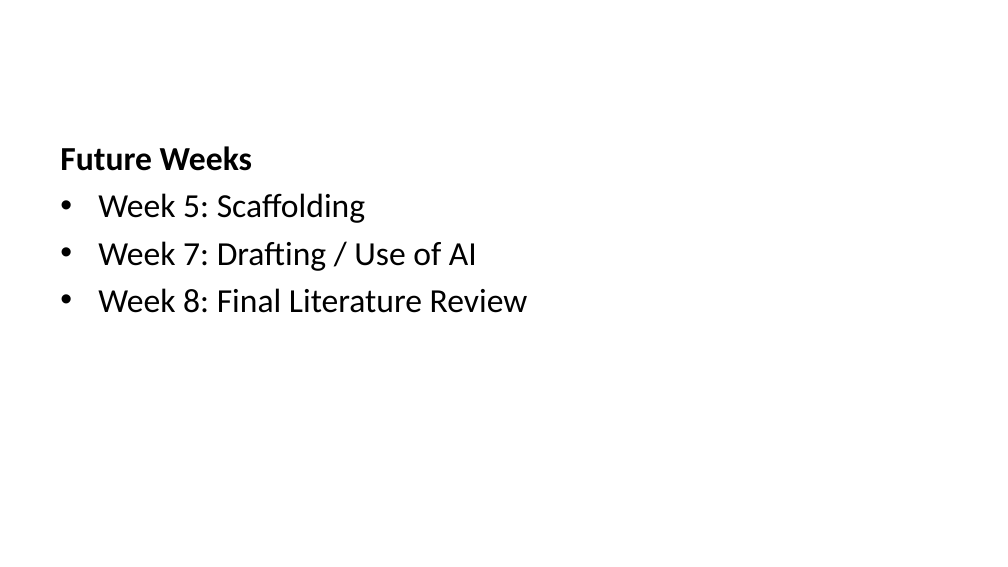
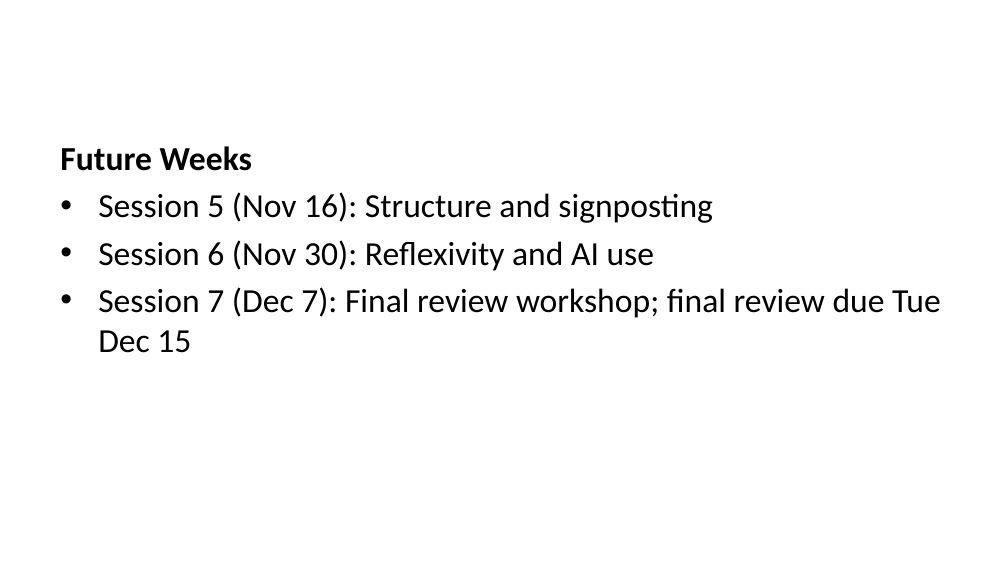
Before and after one commit to liammagee/machinespirits-content-philosophy, a slide deck: slide 23 of courses/590-fall-2026/590-lecture-4.pptx. Drawn at 1008x567 pixels with LibreOffice and Linux fonts; fonts in the diff are those of the drawing. Boxes give left, top, right and bottom in pixels: in the first picture for what was removed or moved away, otherwise in the second. Text is boxed around its words. In the diff, an @@ line names an element or a change of style, - is before the commit and + after.

```diff
--- a/courses/590-fall-2026/590-lecture-4.pptx
+++ b/courses/590-fall-2026/590-lecture-4.pptx
@@ text at box(98, 192, 941, 353): text changed @@
-• Week 5: Scaffolding
-• Week 7: Drafting / Use of AI
-• Week 8: Final Literature Review
+• Session 5 (Nov 16): Structure and signposting
+• Session 6 (Nov 30): Reflexivity and AI use
+• Session 7 (Dec 7): Final review workshop; final review due Tue Dec 15
```
Also in this commit, not shown: 19 other files.
